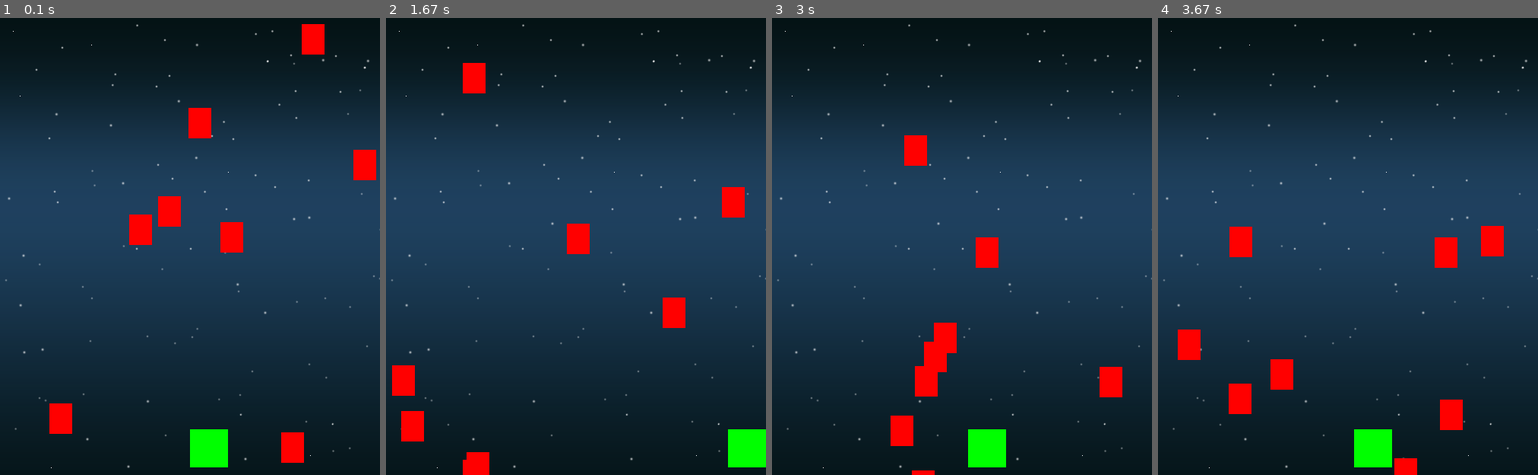
Above: before the commit, frames 1-4 (left to right).
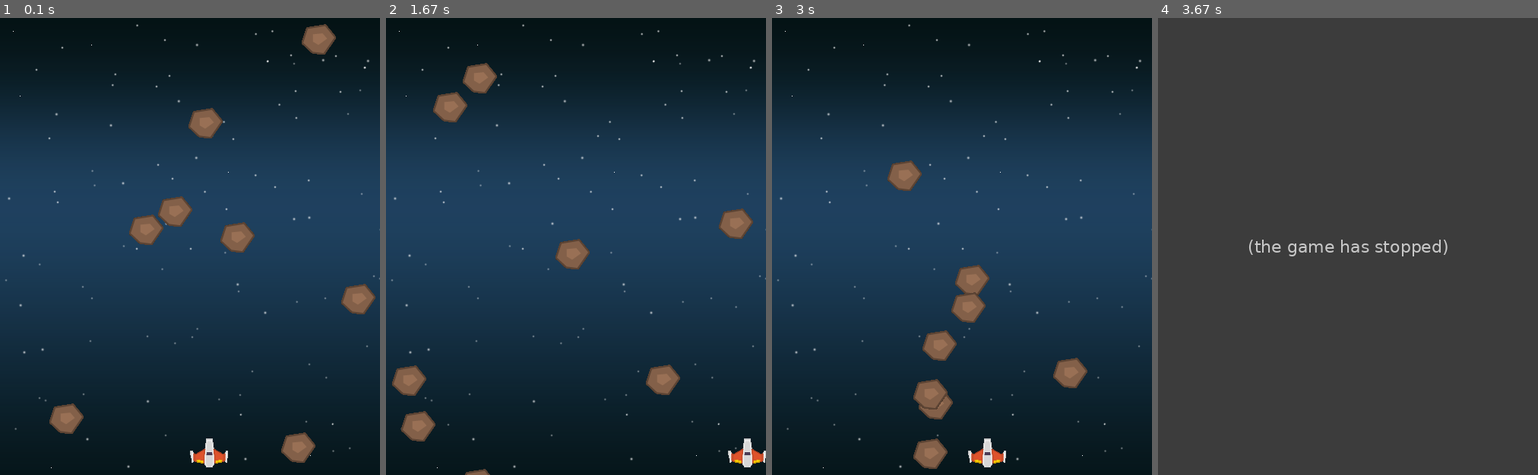
Above: after the commit, the same moments.

Repository: AndyLiu0330/pygame_for_CSA
Game: pygame game, started from main.py
Two runs of this game, one before a commit and one after it. Both use one fixed random seed, a clock stepped at 60 frames per second and the inputs below.
Inputs (mouse positions are in pixels of both pictures, inside the frame that each line leads up to):
- Up to frame 1 (0.1 s): no input
- Up to frame 2 (1.67 s): click (576, 246) at 0.38 s; hold D 0.67-1.13 s; hold D 1.17-1.63 s
- Up to frame 3 (3 s): click (946, 264) at 2.28 s; hold A 2.57-2.97 s
- Up to frame 4 (3.67 s): no input

The runs differ from the first frame. In frame 1, 5.3% of the frame differs, in the area x 13-99%, y 1-99%; in frame 2, 5.4%; in frame 3, 6.2%; in frame 4, 100%, in the area x 0-100%, y 0-100%.
After the commit the program exited at 3.2 s; later frames show no game.

Commit message:
Load player, rock, and bullet images; update Player and Bullet classes to use images; change shooting input from spacebar to mouse click

Diff:
--- a/main.py
+++ b/main.py
@@ -16,13 +16,17 @@
 
 # 載入圖片
 backgroundImg = pygame.image.load(os.path.join("img", "background.png")).convert()
+playerImg = pygame.image.load(os.path.join("img", "player.png")).convert()
+rockImg = pygame.image.load(os.path.join("img", "rock.png")).convert()
+bulletImg = pygame.image.load(os.path.join("img", "bullet.png")).convert()
 
 # 玩家類
 class Player(pygame.sprite.Sprite):
     def __init__(self):
         pygame.sprite.Sprite.__init__(self)
-        self.image = pygame.Surface((50, 50))
-        self.image.fill((0, 255, 0))
+        self.image =pygame.transform.scale (playerImg, (50, 38))
+        self.image.set_colorkey(White)
+
         self.rect = self.image.get_rect()
         self.rect.x = Width // 2
         self.rect.bottom = Height - 10
@@ -48,8 +52,8 @@
     class Bullet(pygame.sprite.Sprite):
         def __init__(self, x, y):
             pygame.sprite.Sprite.__init__(self)
-            self.image = pygame.Surface((10, 20))
-            self.image.fill((0, 0, 255))
+            self.image = bulletImg
+            self.image.set_colorkey(White)
             self.rect = self.image.get_rect()
             self.rect.centerx = x
             self.rect.y = y
@@ -64,8 +68,8 @@
 class Rock(pygame.sprite.Sprite):
     def __init__(self):
         pygame.sprite.Sprite.__init__(self)
-        self.image = pygame.Surface((30, 40))
-        self.image.fill((255, 0, 0))
+        self.image = rockImg
+        self.image.set_colorkey(White)
         self.rect = self.image.get_rect()
         self.rect.x = random.randrange(0, Width - 30)
         self.rect.y = random.randrange(-100, Height - 40)
@@ -100,8 +104,8 @@
     for event in pygame.event.get():
         if event.type == pygame.QUIT:
             running = False
-        elif event.type == pygame.KEYDOWN:
-            if event.key == pygame.K_SPACE:
+        elif event.type == pygame.MOUSEBUTTONDOWN:
+            if event.button == 1:
                 player.shoot()
 
 
